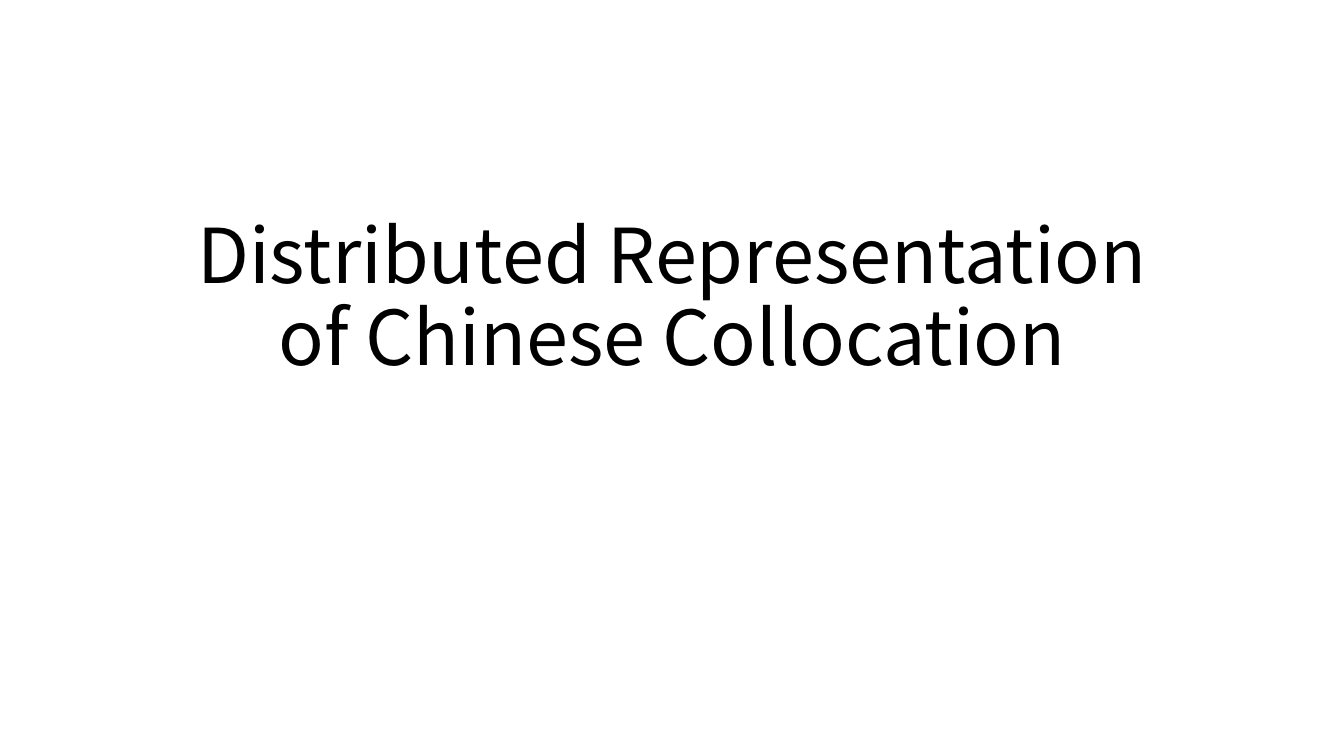
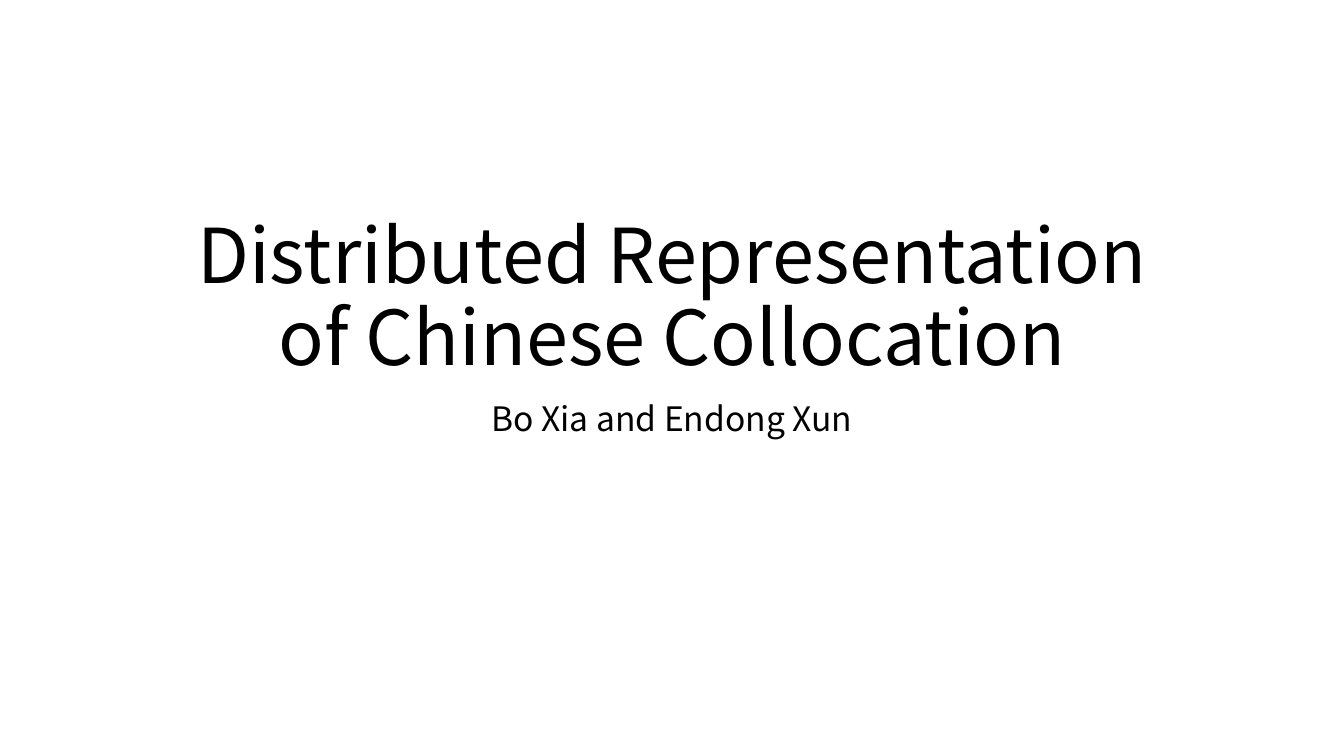
Before and after one commit to xiabo0816/Chinese_MWEs_Representation, a slide deck: slide 3 of PACLIC 32 Semantics session.pptx (slide 2 before the commit). Drawn at 1344x756 pixels with LibreOffice and Linux fonts; fonts in the diff are those of the drawing. Boxes give left, top, right and bottom in pixels: in the first picture for what was removed or moved away, otherwise in the second. Text is boxed around its words. In the diff, an @@ line names an element or a change of style, - is before the commit and + after.

```diff
--- a/PACLIC 32 Semantics session.pptx
+++ b/PACLIC 32 Semantics session.pptx
@@ subtitle added at (x1=492, y1=404, x2=853, y2=440), 24 pt, text #000000 @@
+Bo Xia and Endong Xun
```
Also in this commit, not shown: 1 other slide changed, 19 slides added, 2 slides removed, 3 other files.
